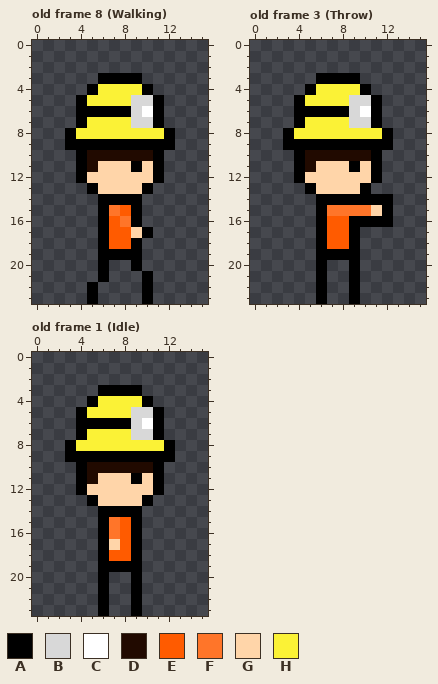
Two states of a pixel-art file, resources/player/player.ase. The picture above is the old version.
16x24 pixels, 10 frames. Shown: old frame 8 (Walking), old frame 3 (Throw), old frame 1 (Idle). The commit also changed other frames, which this record leaves out.
Visible layers, top first: "Body", "Legs".
Palette (. is transparent): A #000000  B #d8d8d8  C #ffffff  D #210a00  E #ff5b00  F #ff7529  G #ffd5a9  H #fbf236
Pixels before, old frame 8 (Walking), first column x 3:
 3 ...AAAA...
 4 ..AHHHHA..
 5 .AHHHHBBA.
 6 .AAAAABCA.
 7 .AHHHHBBA.
 8 AHHHHHHHHA
 9 AAAAAAAAAA
10 .ADDDDDDA.
11 .ADGGGAGA.
12 .AGGGGGGA.
13 ..AGGGGA..
14 ...AAAA...
15 ...AFEA...
16 ...AEFA...
17 ...AEEGA..
18 ...AEEA...
19 ...AAAA...
20 ...A..A...
21 ...A...A..
22 ..A....A..
23 ..A....A..
Pixels before, old frame 3 (Throw), first column x 3:
 3 ...AAAA...
 4 ..AHHHHA..
 5 .AHHHHBBA.
 6 .AAAAABCA.
 7 .AHHHHBBA.
 8 AHHHHHHHHA
 9 AAAAAAAAAA
10 .ADDDDDDA.
11 .ADGGGAGA.
12 .AGGGGGGA.
13 ..AGGGGA..
14 ...AAAAAAA
15 ...AFFFFGA
16 ...AEEAAAA
17 ...AEEA...
18 ...AEEA...
19 ...AAAA...
20 ...A..A...
21 ...A..A...
22 ...A..A...
23 ...A..A...
Pixels before, old frame 1 (Idle), first column x 3:
 3 ...AAAA...
 4 ..AHHHHA..
 5 .AHHHHBBA.
 6 .AAAAABCA.
 7 .AHHHHBBA.
 8 AHHHHHHHHA
 9 AAAAAAAAAA
10 .ADDDDDDA.
11 .ADGGGAGA.
12 .AGGGGGGA.
13 ..AGGGGA..
14 ...AAAA...
15 ...AFEA...
16 ...AFEA...
17 ...AGEA...
18 ...AEEA...
19 ...AAAA...
20 ...A..A...
21 ...A..A...
22 ...A..A...
23 ...A..A...
Once edited:
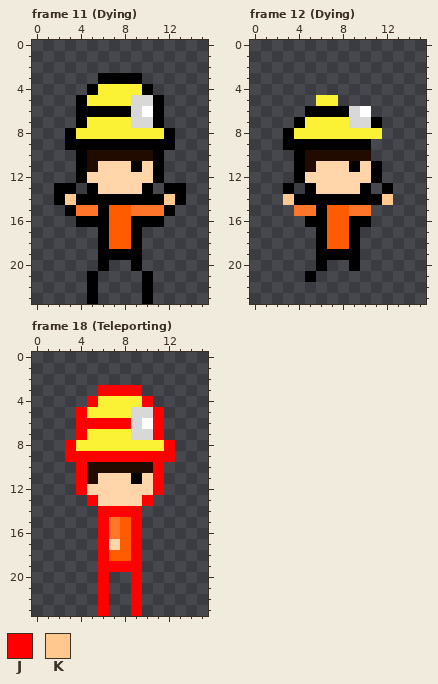
Colours new in this view: J #ff0000  K #ffc88f
A new or re-ordered frame is compared with the old frame closest to it.
From old to new:
frames 10 -> 22
Frame 11 (Dying) is new; against old frame 8 (Walking), layers "Body", "Legs":
y 13: x 2..3 .. -> AA; x 12..13 .. -> AA
y 14: x 2..5 .... -> AKAA; x 10..13 .... -> AAKA
y 15: x 3..5 ... -> AFF; x 7 F -> E; x 9..12 A... -> FFFA
y 16: x 4..5 .. -> AA; x 8 F -> E; x 10..11 .. -> AA
y 17: x 9..10 GA -> A.
y 21: x 5..6 .A -> A.
Frame 12 (Dying) is new; against old frame 3 (Throw), layers "Body", "Legs":
y 3: x 6..9 AAAA -> ....
y 4: x 5..10 AHHHHA -> ......
y 5: x 4..5 AH -> ..; x 8..11 HBBA -> ....
y 6: x 4 A -> .; x 11 A -> .
y 8: x 12 A -> .
y 9: x 11..12 AA -> ..
y 10: x 11 A -> .
y 13: x 3 . -> A; x 12 . -> A
y 14: x 3..5 ... -> KAA; x 12 A -> K
y 15: x 4..5 .. -> FF; x 7..8 FF -> EE; x 11..12 GA -> ..
y 16: x 5 . -> A; x 11..12 AA -> ..
y 21: x 5..6 .A -> A.; x 9 A -> .
y 22..23: x 6 A -> .; x 9 A -> .
Frame 18 (Teleporting) is new; against old frame 1 (Idle), layer "Body":
y 3: x 6..9 AAAA -> JJJJ
y 4: x 5 A -> J; x 10 A -> J
y 5: x 4 A -> J; x 11 A -> J
y 6: x 4..8 AAAAA -> JJJJJ; x 11 A -> J
y 7: x 4 A -> J; x 11 A -> J
y 8: x 3 A -> J; x 12 A -> J
y 9: x 3..12 AAAAAAAAAA -> JJJJJJJJJJ
y 10..12: x 4 A -> J; x 11 A -> J
y 13: x 5 A -> J; x 10 A -> J
y 14: x 6..9 AAAA -> JJJJ
y 15..18: x 6 A -> J; x 9 A -> J
y 19: x 6..9 AAAA -> JJJJ
y 20..23: x 6 A -> J; x 9 A -> J
Changed places in both pictures, as pixel boxes (x1, y1, x2, y2):
changed: (54, 183, 186, 238)
changed: (87, 271, 109, 282)
changed: (283, 73, 393, 227)
changed: (305, 271, 360, 304)
changed: (65, 385, 175, 616)
